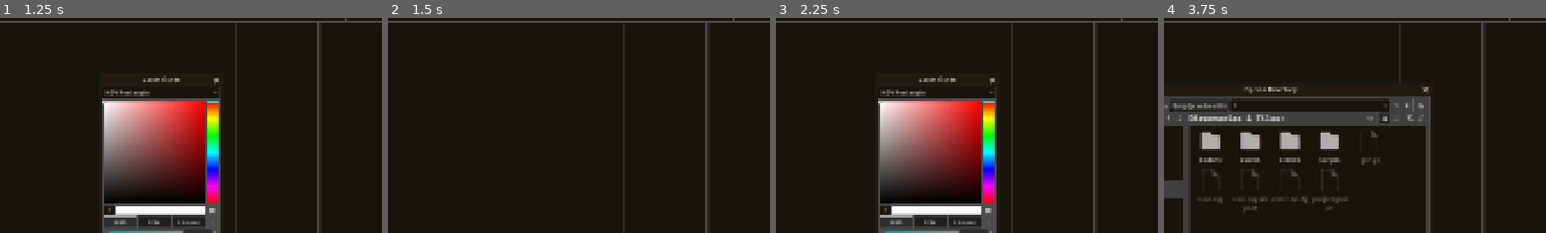
Above: before the commit, frames 1-4 (left to right).
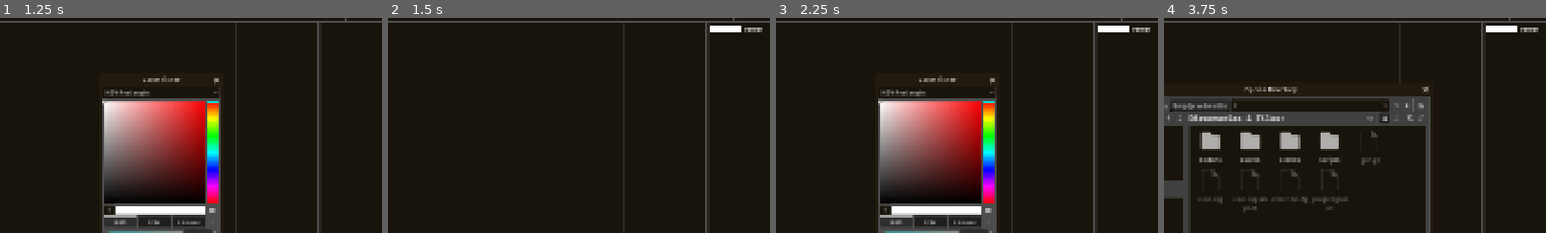
Above: after the commit, the same moments.

Repository: qaptoR/SVGreColorizer
Game: Godot game, scene res://scenes/main/main.tscn
Same seed, same stepped clock (60 frames per second), same inputs: the game is played once before the commit and once after it.
Inputs:
- Up to frame 1 (1.25 s): click "New" at 0.5 s
- Up to frame 2 (1.5 s): click "Accept" at 1.25 s
- Up to frame 3 (2.25 s): click "New" at 2 s
- Up to frame 4 (3.75 s): click "Accept" at 2.75 s; click "Directory" at 3.5 s
The pictures show only the part of the screen within x 29-79%, y 3-53%; the shares and areas given below are measured in that part.

Frame 1 is identical in both runs. In frame 2, 0.4% of the frame differs, in the area x 84-98%, y 3-7%; in frame 3, 0.4%; in frame 4, 0.4%, in the area x 16-98%, y 3-44%.

Commit message:
add tutorial link; update custom swatch new button

Diff:
--- a/project.godot
+++ b/project.godot
@@ -11,7 +11,7 @@
 [application]
 
 config/name="SVGreColorizer"
-config/version="1.0.0"
+config/version="1.0.1"
 run/main_scene="uid://h1t137p4ji8w"
 config/use_custom_user_dir=true
 config/features=PackedStringArray("4.6", "GL Compatibility")
--- a/scenes/color_picker_popup/color_picker_popup.gd
+++ b/scenes/color_picker_popup/color_picker_popup.gd
@@ -3,6 +3,7 @@
 
 
 signal preview_image(path :String, data :Array[TreeItem])
+signal add_new_color(color :String)
 
 @export var color_icon__ :Texture
 
@@ -25,6 +26,8 @@
     _ColorPicker_.color_changed.connect(_on_color_changed)
     _CancelButton_.pressed.connect(hide)
     _AcceptButton_.pressed.connect(func():
+        if AppState.color_picker_state == GE.Color_Picker.SWATCH:
+            add_new_color.emit("#"+_ColorPicker_.color.to_html(false))
         _ColorPicker_.color_changed.emit(_ColorPicker_.color)
         hide()
     )
@@ -42,6 +45,7 @@
 
     var _conn_ := CSConnector.with(self)
     _conn_.register("sig:preview_image")
+    _conn_.register("sig:add_new_color")
 
     var _pcon_ := CSConnector.with(_ColorPicker_)
     _pcon_.register("sig:preset_added")
--- a/scenes/swatch_view/swatch_view.gd
+++ b/scenes/swatch_view/swatch_view.gd
@@ -42,6 +42,7 @@
     _gcon_.connect_signal("sig:export_palette", "export_palette", export_palette)
     _gcon_.connect_signal("sig:preset_added", "preset_added", _on_color_picker_preset_added)
     _gcon_.connect_signal("sig:preset_removed", "preset_removed", _on_color_picker_preset_removed)
+    _gcon_.connect_signal("sig:add_new_color", "add_new_color", add_new_color)
 
     var _conn_ := CSConnector.with(self)
     _conn_.register("sig:open_color_picker")
Not shown, changed: README.fey
